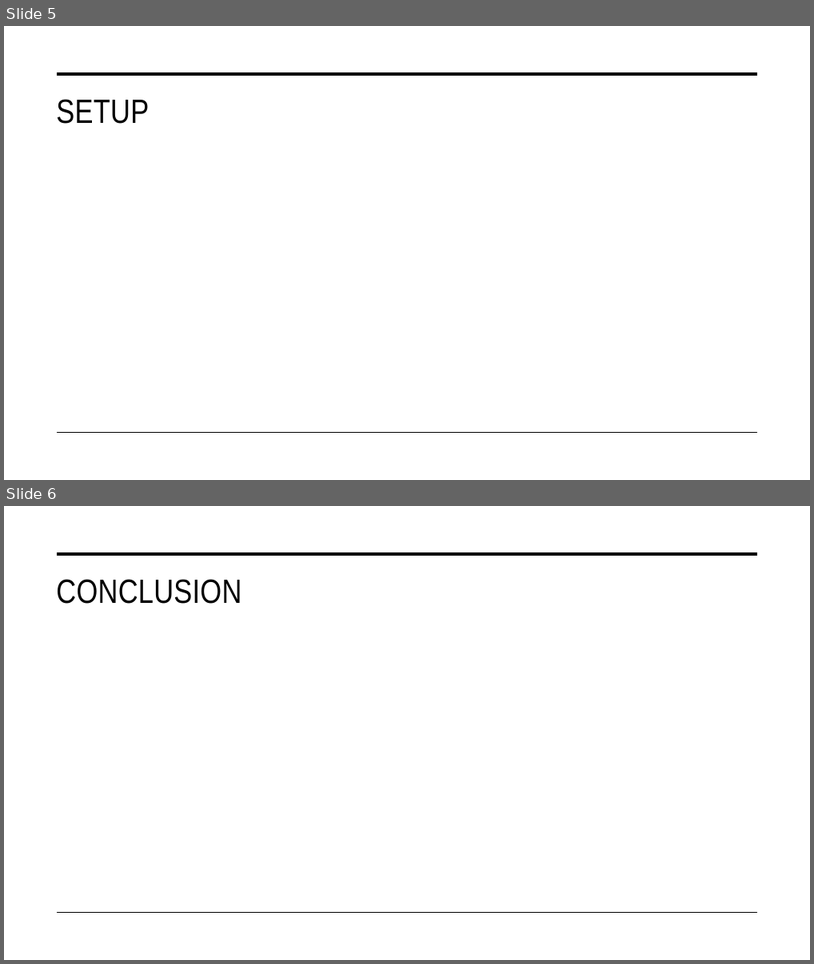
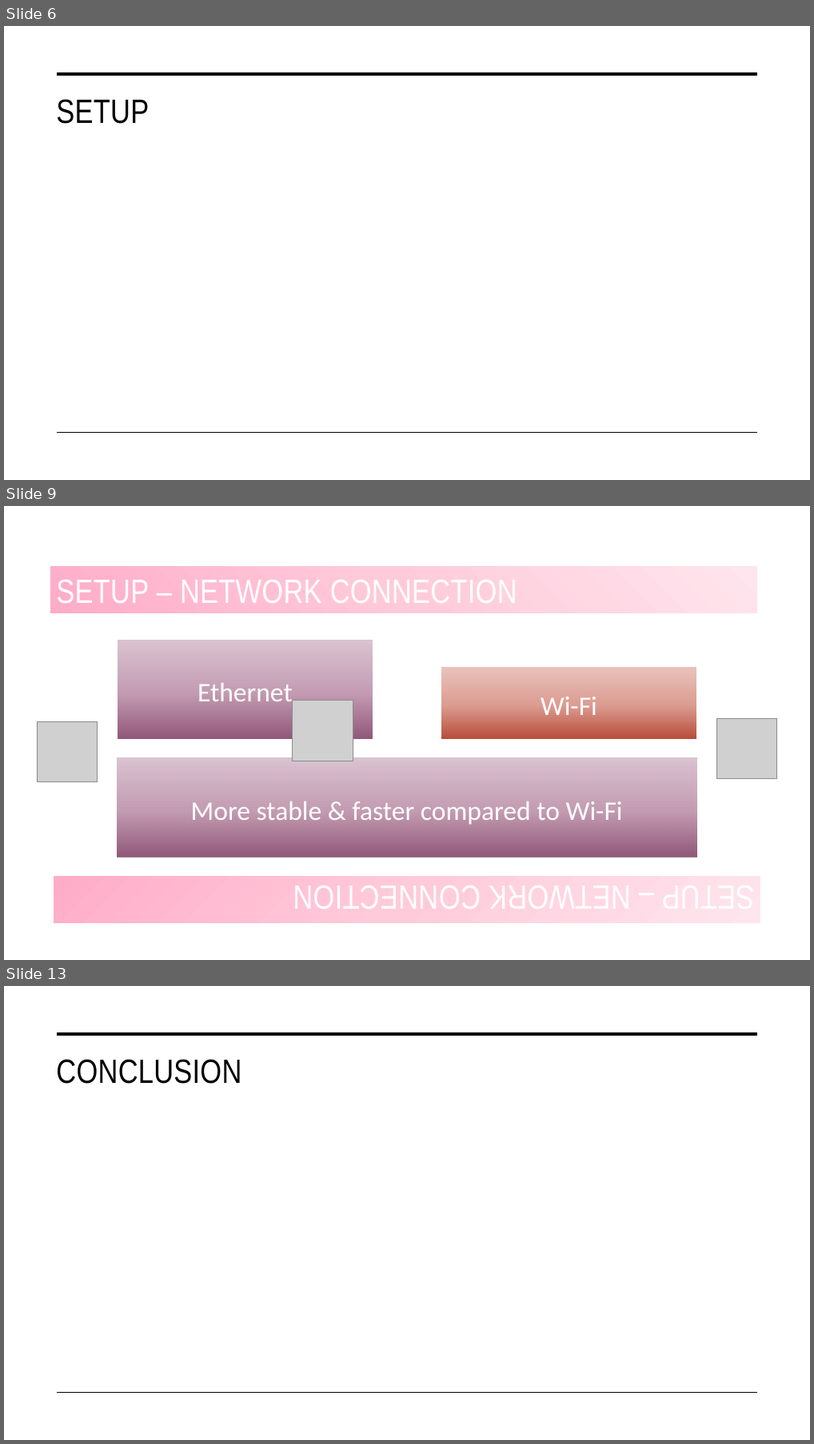
Before and after one commit to fadwa2208/PiHoleProject, a slide deck: PiHole.pptx. Shown one above the other, each under a label of ours: slides 5 and 6 before the commit, slides 6, 9 and 13 after it; the slides between them are not shown. The pictures are 814x964 and 814x1444 pixels, drawn with LibreOffice and Linux fonts; fonts in the diff are those of the drawing; grey boxes stand for pictures. Boxes give left, top, right and bottom in pixels: in the first picture for what was removed or moved away, otherwise in the second. Text is boxed around its words. In the diff, an @@ line names an element or a change of style, - is before the commit and + after.

```diff
--- a/PiHole.pptx
+++ b/PiHole.pptx
@@ slide 9 added at <box>4,506,810,960</box>, background #FFFFFF; not listed: 2 template elements that a slide beside it also shows @@
@@ rectangle added at <box>50,512,758,558</box>, fill #FFFFFF @@
@@ title added at <box>50,567,758,613</box>, fill gradient #FFADC8 to #FFCCDC to #FFE5ED, 40 pt, text #FFFFFF @@
+SETUP – NETWORK CONNECTION
@@ rectangle added at <box>118,640,374,739</box>, fill gradient #915879 to #C49DB3 to #DAC2D0, 32 pt, text #FFFFFF @@
+Ethernet
@@ text added at <box>442,667,698,740</box>, fill gradient #B84D3B to #DC9D92 to #E9C2BC, 32 pt, text #FFFFFF @@
+Wi-Fi
@@ picture added at <box>37,721,97,782</box> @@
@@ picture added at <box>293,700,353,760</box> @@
@@ picture added at <box>718,718,778,779</box> @@
@@ rectangle added at <box>118,758,698,857</box>, fill gradient #915879 to #C49DB3 to #DAC2D0, 32 pt, text #FFFFFF @@
+More stable & faster compared to Wi-Fi
@@ rectangle added at <box>54,876,761,922</box>, fill gradient #FFADC8 to #FFCCDC to #FFE5ED, 40 pt, text #FFFFFF @@
+SETUP – NETWORK CONNECTION
@@ what was slide 5 is now slide 6 @@
@@ what was slide 6 is now slide 13 @@
```
Also in this commit, not shown: 1 slide changed, 7 other slides added, 1 slide removed.
